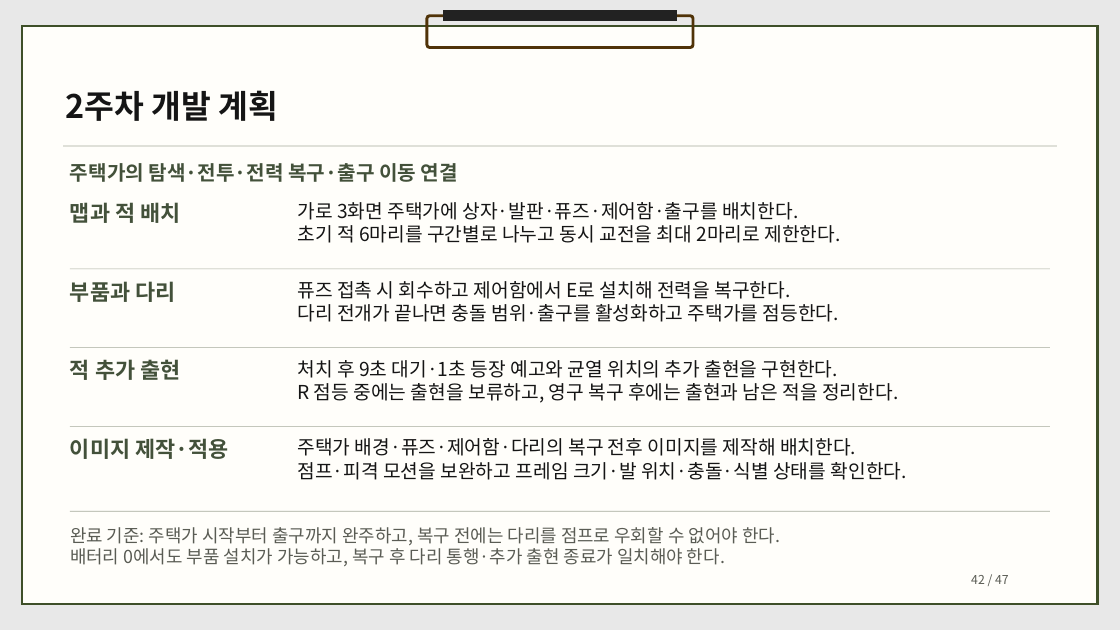
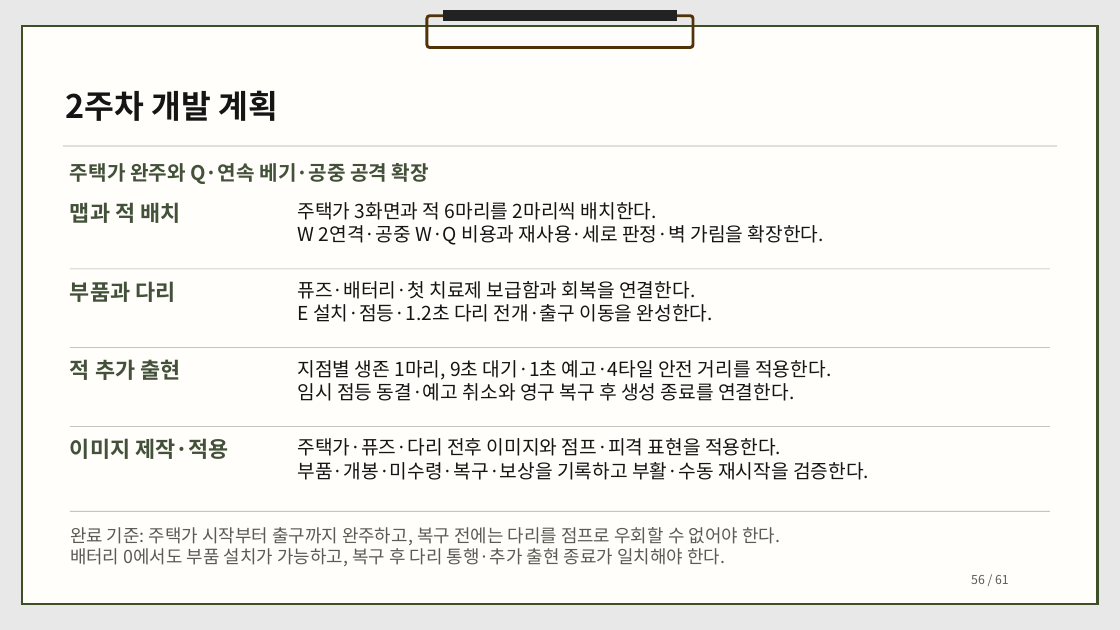
Before and after one commit to dbguswh/2Dgame_project, a slide deck: slide 56 of 2D게임프로그래밍 기획서.pptx (slide 42 before the commit). Drawn at 1120x630 pixels with LibreOffice and Linux fonts; fonts in the diff are those of the drawing. Boxes give left, top, right and bottom in pixels: in the first picture for what was removed or moved away, otherwise in the second. Text is boxed around its words. In the diff, an @@ line names an element or a change of style, - is before the commit and + after.

```diff
--- a/2D게임프로그래밍 기획서.pptx
+++ b/2D게임프로그래밍 기획서.pptx
@@ text at (70, 163, 429, 184): text changed @@
-주택가의 탐색·전투·전력 복구·출구 이동 연결
+주택가 완주와 Q·연속 베기·공중 공격 확장
@@ text at (297, 202, 824, 245): text changed @@
-가로 3화면 주택가에 상자·발판·퓨즈·제어함·출구를 배치한다.
-초기 적 6마리를 구간별로 나누고 동시 교전을 최대 2마리로 제한한다.
+주택가 3화면과 적 6마리를 2마리씩 배치한다.
+W 2연격·공중 W·Q 비용과 재사용·세로 판정·벽 가림을 확장한다.
@@ text at (297, 281, 713, 322): text changed @@
-퓨즈 접촉 시 회수하고 제어함에서 E로 설치해 전력을 복구한다.
-다리 전개가 끝나면 충돌 범위·출구를 활성화하고 주택가를 점등한다.
+퓨즈·배터리·첫 치료제 보급함과 회복을 연결한다.
+E 설치·점등·1.2초 다리 전개·출구 이동을 완성한다.
@@ text at (297, 360, 831, 401): text changed @@
-처치 후 9초 대기·1초 등장 예고와 균열 위치의 추가 출현을 구현한다.
-R 점등 중에는 출현을 보류하고, 영구 복구 후에는 출현과 남은 적을 정리한다.
+지점별 생존 1마리, 9초 대기·1초 예고·4타일 안전 거리를 적용한다.
+임시 점등 동결·예고 취소와 영구 복구 후 생성 종료를 연결한다.
@@ text at (297, 438, 869, 480): text changed @@
-주택가 배경·퓨즈·제어함·다리의 복구 전후 이미지를 제작해 배치한다.
-점프·피격 모션을 보완하고 프레임 크기·발 위치·충돌·식별 상태를 확인한다.
+주택가·퓨즈·다리 전후 이미지와 점프·피격 표현을 적용한다.
+부품·개봉·미수령·복구·보상을 기록하고 부활·수동 재시작을 검증한다.
@@ text at (971, 575, 1009, 584): text changed @@
-42 / 47
+56 / 61
```
Also in this commit, not shown: 45 other slides changed, 14 slides added, 1 other file.
